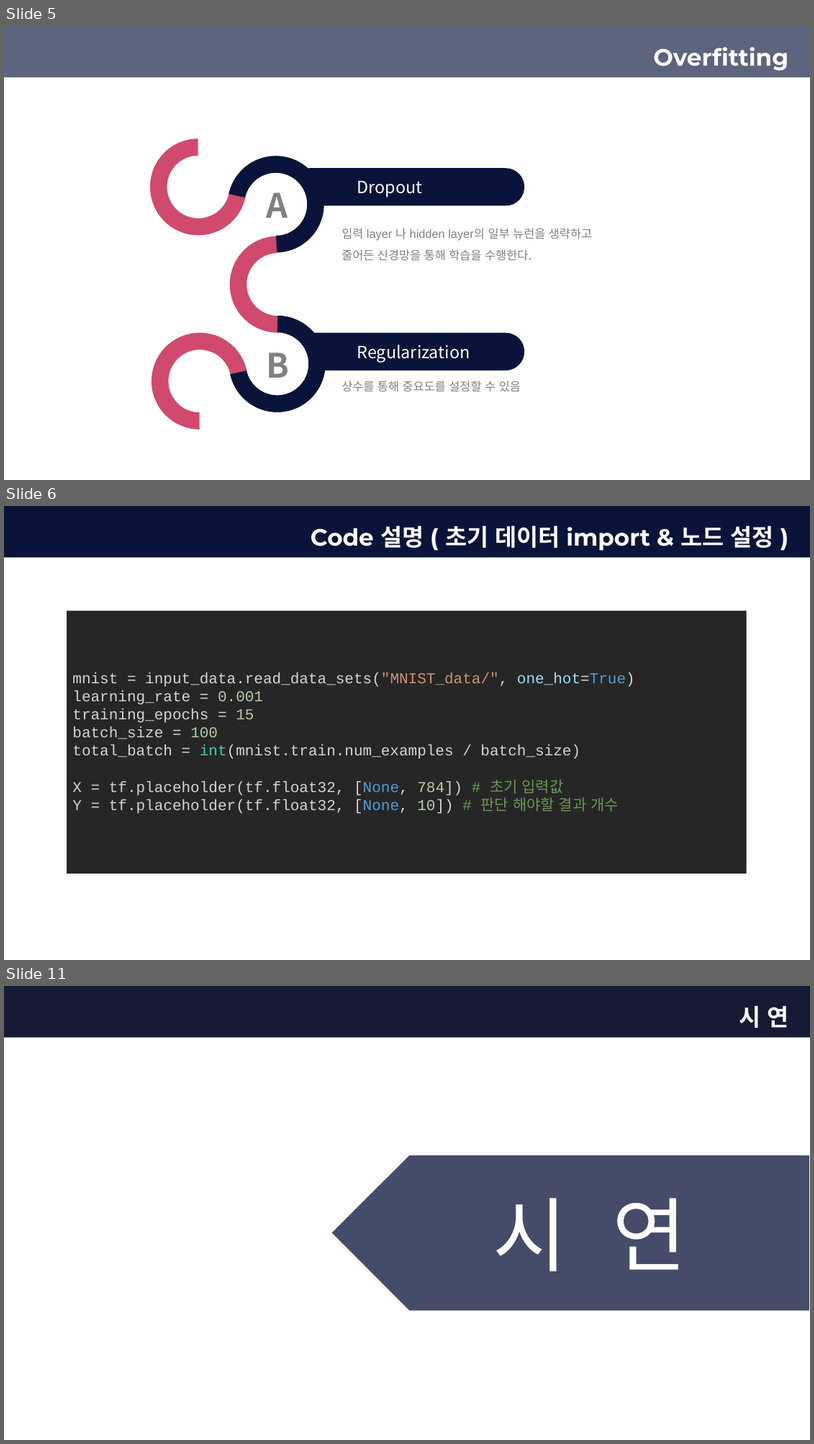
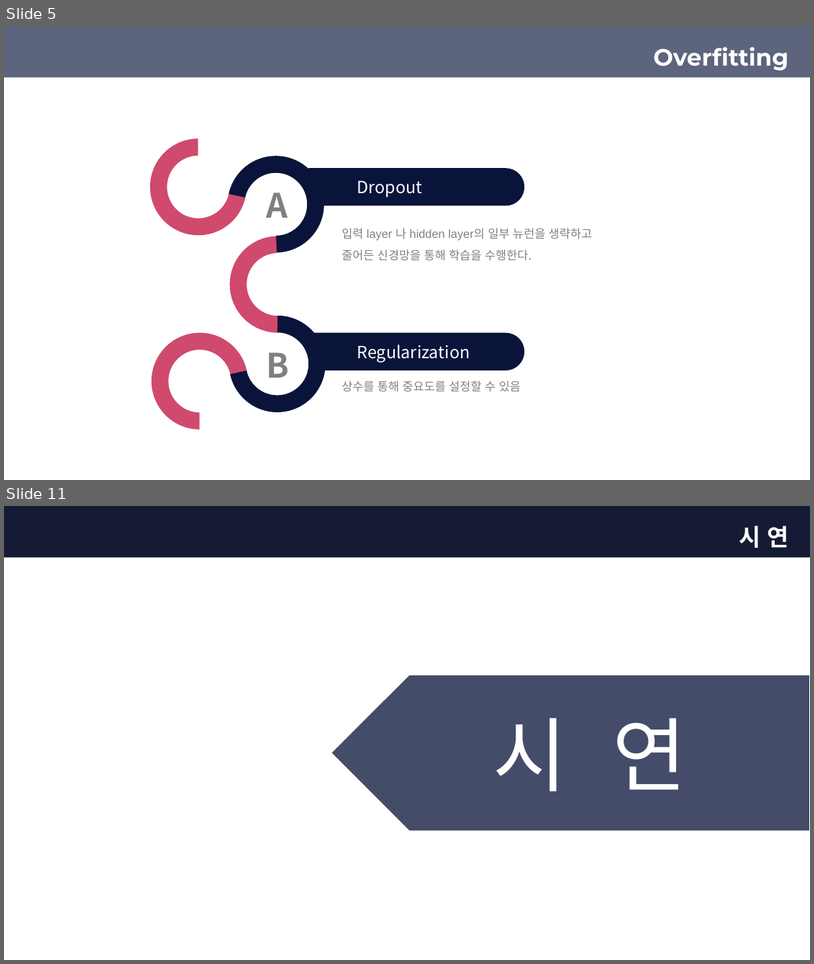
Before and after one commit to devGW/MNIST, a slide deck: ppt/인공지능 MNIST 발표(정건우).pptx. Shown one above the other, each under a label of ours: slides 5, 6 and 11 before the commit, slides 5 and 11 after it; the slides between them are not shown. The pictures are 814x1444 and 814x964 pixels, drawn with LibreOffice and Linux fonts; fonts in the diff are those of the drawing; background and template pictures are left out; a plain dark background stands for a picture behind light text. Boxes give left, top, right and bottom in pixels: in the first picture for what was removed or moved away, otherwise in the second. Text is boxed around its words. In the diff, an @@ line names an element or a change of style, - is before the commit and + after.

Commit message:
refactor : 정확도 상승
Mnist 정확도 올라가는 과정을 나타내는 그래프 ( tensorboard 이용 )
Tensorboard log file작성

```diff
--- a/ppt/인공지능 MNIST 발표(정건우).pptx
+++ b/ppt/인공지능 MNIST 발표(정건우).pptx
@@ slide 6 removed at (4, 506, 810, 960), background #0A143A; not listed: 2 template elements that a slide beside it also shows @@
@@ title removed at (311, 525, 774, 551) @@
-Code 설명 ( 초기 데이터 import & 노드 설정 )
@@ rectangle removed at (67, 610, 748, 873) @@
-mnist = input_data.read_data_sets("MNIST_data/", one_hot=True)
-learning_rate = 0.001
-training_epochs = 15
-batch_size = 100
-total_batch = int(mnist.train.num_examples / batch_size)
-X = tf.placeholder(tf.float32, [None, 784]) # 초기 입력값
-Y = tf.placeholder(tf.float32, [None, 10]) # 판단 해야할 결과 개수
```
Also in this commit, not shown: 3 slides changed, 4 slides added, 3 other slides removed, 16 other files.
